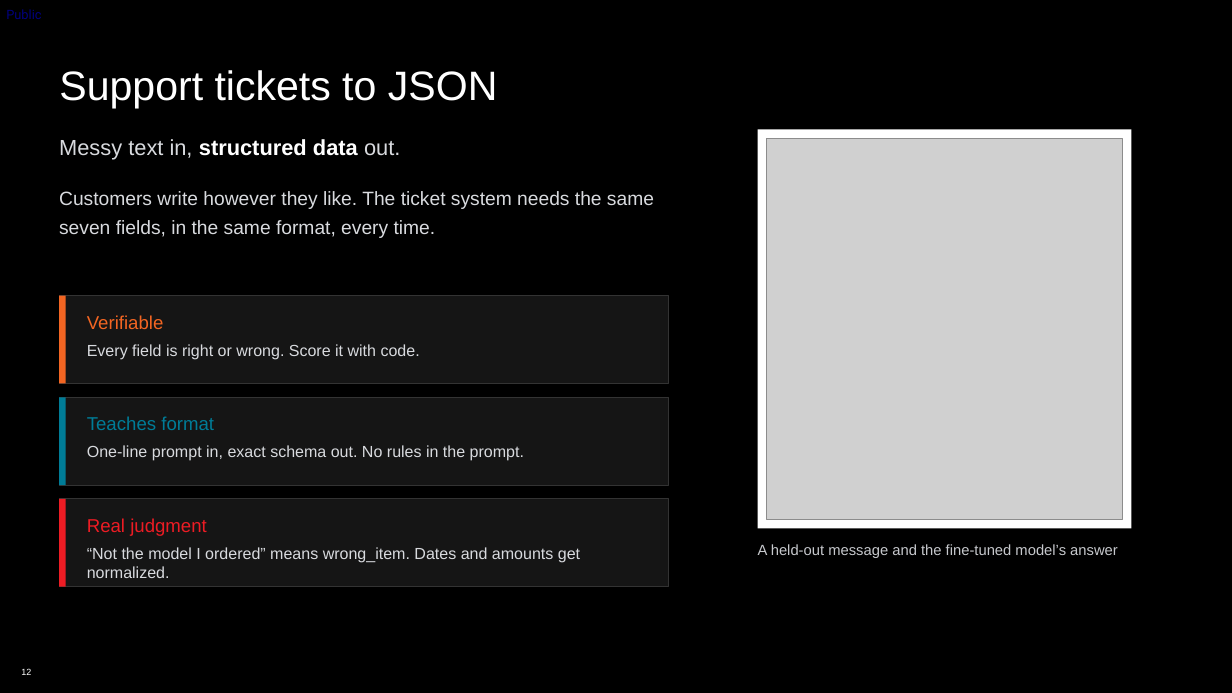
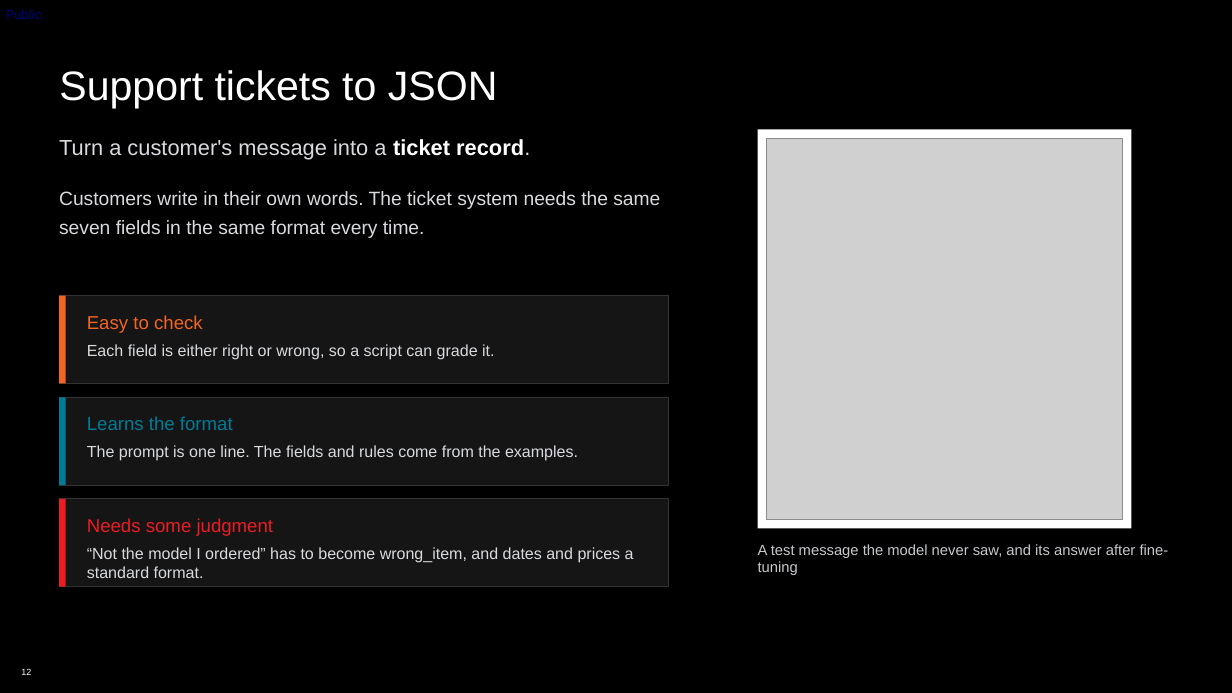
Before and after one commit to TwelveNights/Unsloth-RL-Workshop-on-Radeon, a slide deck: slide 12 of docs/AMD-Unsloth-Studio-Fine-tuning.pptx. Drawn at 1232x693 pixels with LibreOffice and Linux fonts; fonts in the diff are those of the drawing; grey boxes stand for pictures; background and template pictures are left out. Boxes give left, top, right and bottom in pixels: in the first picture for what was removed or moved away, otherwise in the second. Text is boxed around its words. In the diff, an @@ line names an element or a change of style, - is before the commit and + after.

```diff
--- a/docs/AMD-Unsloth-Studio-Fine-tuning.pptx
+++ b/docs/AMD-Unsloth-Studio-Fine-tuning.pptx
@@ text at <box>59,139,660,238</box>: text changed @@
-Messy text in, structured data out.
-Customers write however they like. The ticket system needs the same seven fields, in the same format, every time.
+Turn a customer's message into a ticket record.
+Customers write in their own words. The ticket system needs the same seven fields in the same format every time.
@@ text at <box>87,315,203,333</box>: text changed @@
-Verifiable
+Easy to check
@@ text at <box>87,344,494,360</box>: text changed @@
-Every field is right or wrong. Score it with code.
+Each field is either right or wrong, so a script can grade it.
@@ text at <box>87,416,233,430</box>: text changed @@
-Teaches format
+Learns the format
@@ text at <box>87,445,578,461</box>: text changed @@
-One-line prompt in, exact schema out. No rules in the prompt.
+The prompt is one line. The fields and rules come from the examples.
@@ text at <box>87,518,274,536</box>: text changed @@
-Real judgment
+Needs some judgment
@@ text at <box>87,547,634,578</box>: text changed @@
-“Not the model I ordered” means wrong_item. Dates and amounts get normalized.
+“Not the model I ordered” has to become wrong_item, and dates and prices a standard format.
@@ text at <box>758,544,1169,575</box>: text changed @@
-A held-out message and the fine-tuned model’s answer
+A test message the model never saw, and its answer after fine-tuning
```
Also in this commit, not shown: 9 other slides changed, 10 other files.
